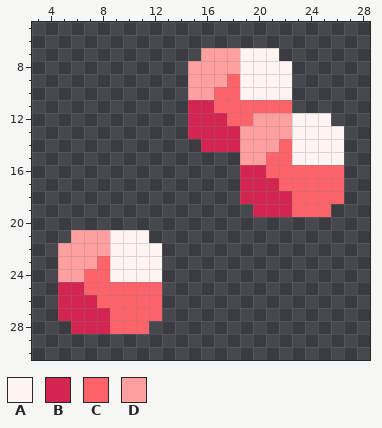
Two versions of one pixel-art sprite, assets/sprites/blocks/environment/vousar-ore3.png. The first picture shows the starting point.
The file is 32x32 pixels. Shown: x 3..28, y 5..30.
Palette (. is transparent): A #fff4f2  B #d3254f  C #ff636a  D #ff9f9f
Once edited:
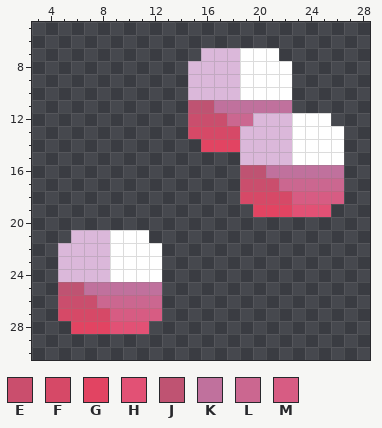
Colours new in this view: E #ca4e6d  F #d64967  G #e24462  H #e25175  J #bf5372  K #c0719d  L #cb6790  M #d75c83
Edits made:
colour A: #fff4f2 -> #ffffff
colour D: #ff9f9f -> #dbb8da
y 9: x 18 C -> D
y 10: x 17..18 CC -> DD
y 11: x 15..22 BBCCCCCC -> JJKKKKKK
y 12: x 15..19 BBBCC -> EEELL
y 13: x 15..18 BBBB -> FFFF
y 14: x 16..18 BBB -> GGG; x 22 C -> D
y 15: x 21..22 CC -> DD
y 16: x 19..26 BBCCCCCC -> JJKKKKKK
y 17: x 19..26 BBBCCCCC -> EEELLLLL
y 18: x 19..26 BBBBCCCC -> FFFFMMMM
y 19: x 20..25 BBBCCC -> GGGHHH
y 23: x 8 C -> D
y 24: x 7..8 CC -> DD
y 25: x 5..12 BBCCCCCC -> JJKKKKKK
y 26: x 5..12 BBBCCCCC -> EEELLLLL
y 27: x 5..12 BBBBCCCC -> FFFFMMMM
y 28: x 6..11 BBBCCC -> GGGHHH
Boxes around the changes in both pictures, in picture pixels (x1, y1, x2, y2):
changed: (188, 48, 344, 217)
changed: (58, 230, 162, 334)
